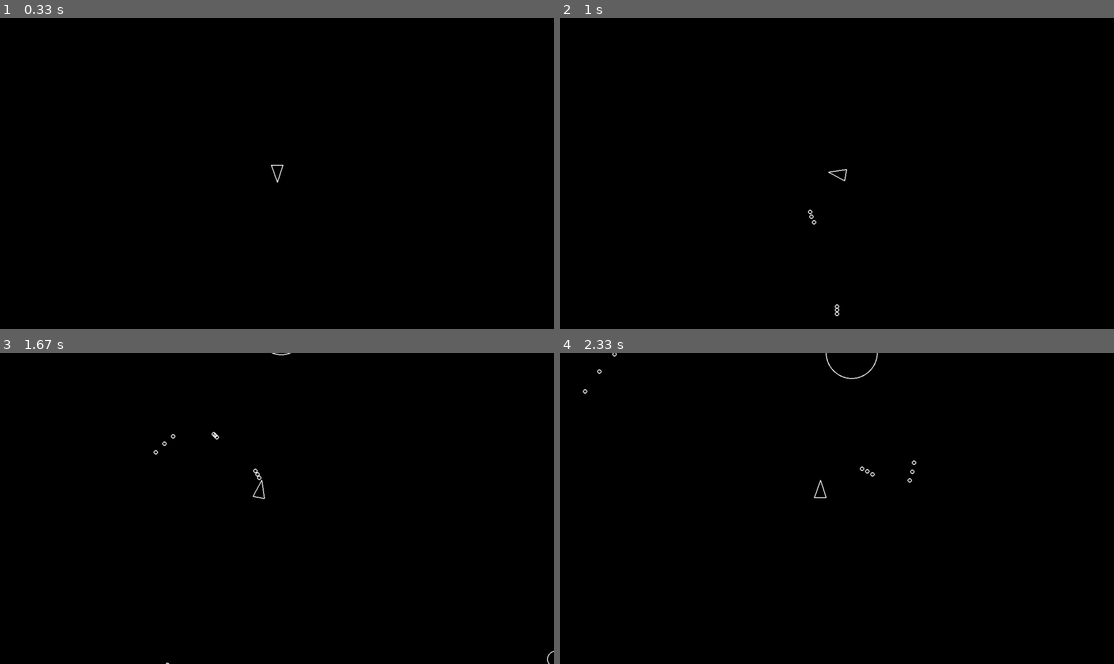
Above: before the commit, frames 1-4 (two rows, left to right).
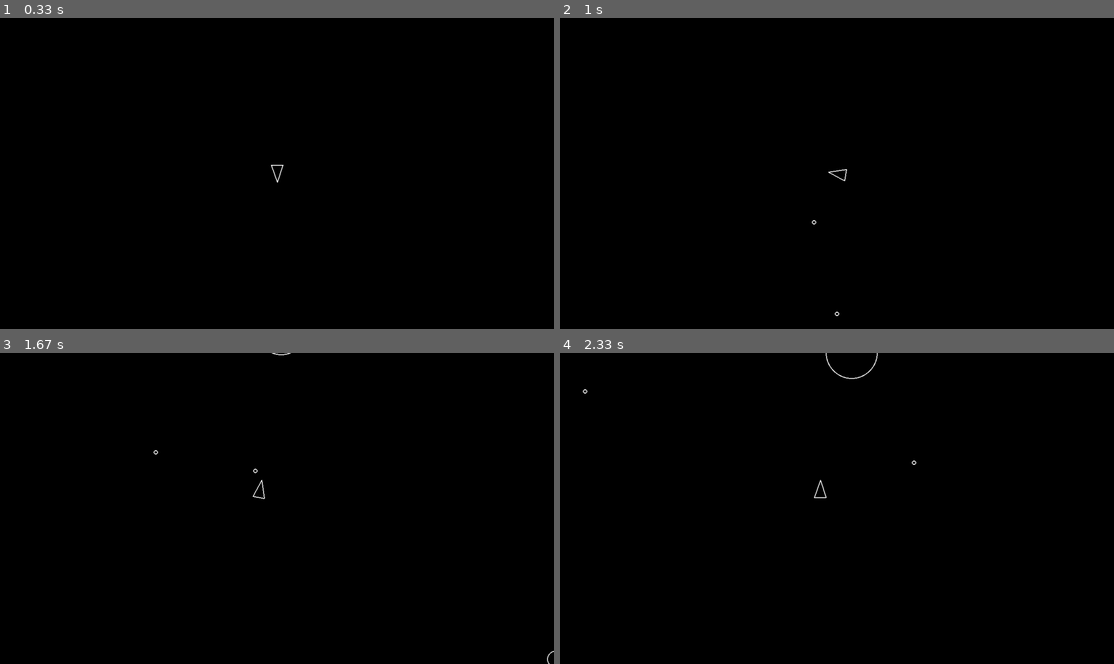
Above: after the commit, the same moments.

Repository: andreabkeene/MyPythonPractice
Game: pygame game, started from pygamelesson/main.py
Same seed, same stepped clock (60 frames per second), same inputs: the game is played once before the commit and once after it.
Inputs:
- Up to frame 1 (0.33 s): no input
- Up to frame 2 (1 s): tap Space at 0.33, 0.73 s; hold D from 0.67 s (still down)
- Up to frame 3 (1.67 s): tap Space at 1.03, 1.23, 1.57 s; release D at 1.13 s; hold W 1.17-1.47 s; hold D from 1.5 s (still down)
- Up to frame 4 (2.33 s): tap Space at 1.87, 2.07 s; release D at 1.97 s; hold A from 2 s (still down)

Frame 1 is identical in both runs. In frame 2, less than 0.1% of the frame differs, in the area x 44-51%, y 61-95%; in frame 3, less than 0.1%; in frame 4, less than 0.1%, in the area x 6-64%, y 0-42%.

Commit message:
shooting will kill the asteroid and shot

Diff:
--- a/pygamelesson/constants.py
+++ b/pygamelesson/constants.py
@@ -10,3 +10,4 @@
 ASTEROID_MAX_RADIUS = ASTEROID_MIN_RADIUS * ASTEROID_KINDS
 SHOT_RADIUS = 5
 PLAYER_SHOOT_SPEED = 500
+PLAYER_SHOOT_COOLDOWN_SECONDS = 0.3
--- a/pygamelesson/main.py
+++ b/pygamelesson/main.py
@@ -45,6 +45,14 @@
 
         screen.fill("black")
         updatable.update(dt)
+
+        for this_asteroid in asteroids:
+            for this_shot in shots:
+                if this_shot.collides_with(this_asteroid):
+                    log_event("asteroid_shot")
+                    this_shot.kill()
+                    this_asteroid.kill()
+
         for this_asteroid in asteroids:
             if player.collides_with(this_asteroid):
                 log_event("player_hit")
--- a/pygamelesson/player.py
+++ b/pygamelesson/player.py
@@ -1,12 +1,13 @@
 import pygame
 from shot import Shot
 from circleshape import CircleShape
-from constants import PLAYER_RADIUS, LINE_WIDTH, PLAYER_TURN_SPEED, PLAYER_SPEED, PLAYER_SHOOT_SPEED
+from constants import PLAYER_RADIUS, LINE_WIDTH, PLAYER_TURN_SPEED, PLAYER_SPEED, PLAYER_SHOOT_SPEED, PLAYER_SHOOT_COOLDOWN_SECONDS
 
 class Player(CircleShape):
     def __init__(self, x: int, y: int) -> None:
         super().__init__(x, y, PLAYER_RADIUS)
         self.rotation = 0
+        self.cooldown_timer = 0
 
     # in the Player class
     def triangle(self) -> list[pygame.Vector2]:
@@ -44,6 +45,12 @@
         if keys[pygame.K_SPACE]:
             self.shoot()
 
+        self.cooldown_timer -= dt
+
     def shoot(self) -> None:
+        if self.cooldown_timer > 0:
+            return
+
         shot = Shot(self.position.x, self.position.y)
         shot.velocity = pygame.Vector2(0, 1).rotate(self.rotation) * PLAYER_SHOOT_SPEED
+        self.cooldown_timer = PLAYER_SHOOT_COOLDOWN_SECONDS
Not shown, changed: pygamelesson/game_events.jsonl
Not shown, changed: pygamelesson/game_state.jsonl
